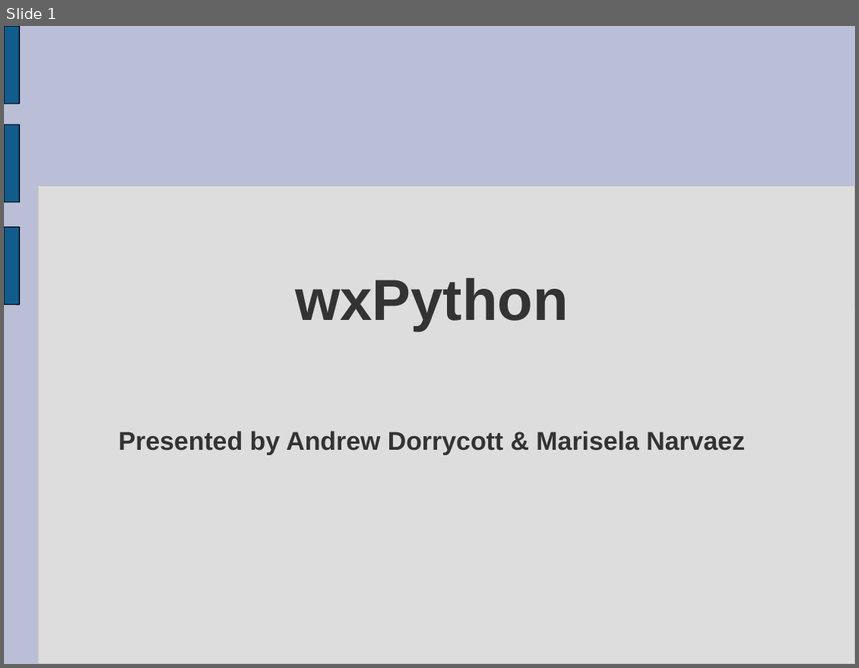
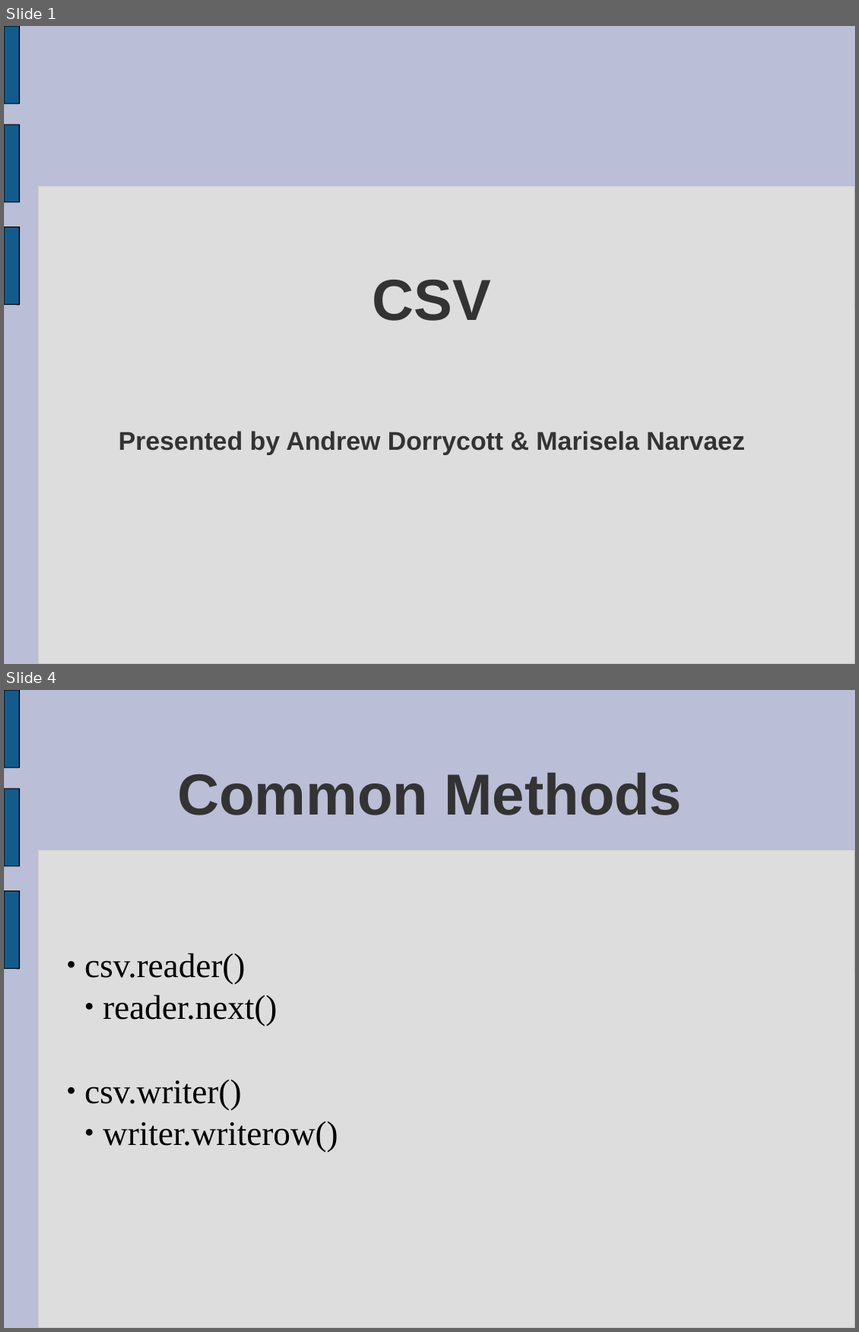
Before and after one commit to tdyhacker/pythonexploration, a slide deck: kusinwolf/CSV/CSV.ppt. Shown one above the other, each under a label of ours: slide 1 before the commit, slides 1 and 4 after it; the slides between them are not shown. The pictures are 859x668 and 859x1332 pixels, drawn with LibreOffice and Linux fonts; fonts in the diff are those of the drawing. Boxes give left, top, right and bottom in pixels: in the first picture for what was removed or moved away, otherwise in the second. Text is boxed around its words. In the diff, an @@ line names an element or a change of style, - is before the commit and + after.

```diff
--- a/kusinwolf/CSV/CSV.ppt
+++ b/kusinwolf/CSV/CSV.ppt
@@ slide 4 added at (4,690,855,1328), background #BABED6; not listed: 4 template elements that a slide beside it also shows @@
@@ title added at (177,773,682,815), 54 pt, text #333333, bold @@
+Common Methods
@@ subtitle added at (85,953,338,1152), 32 pt, text #000000 @@
+● csv.reader()
+  ● reader.next()
+● csv.writer()
+  ● writer.writerow()
@@ slide 1 changed as well @@
@@ text at (373,280,492,321): text changed @@
-wxPython
+CSV
```
Also in this commit, not shown: 3 other slides added, 4 slides removed, 1 other file.
